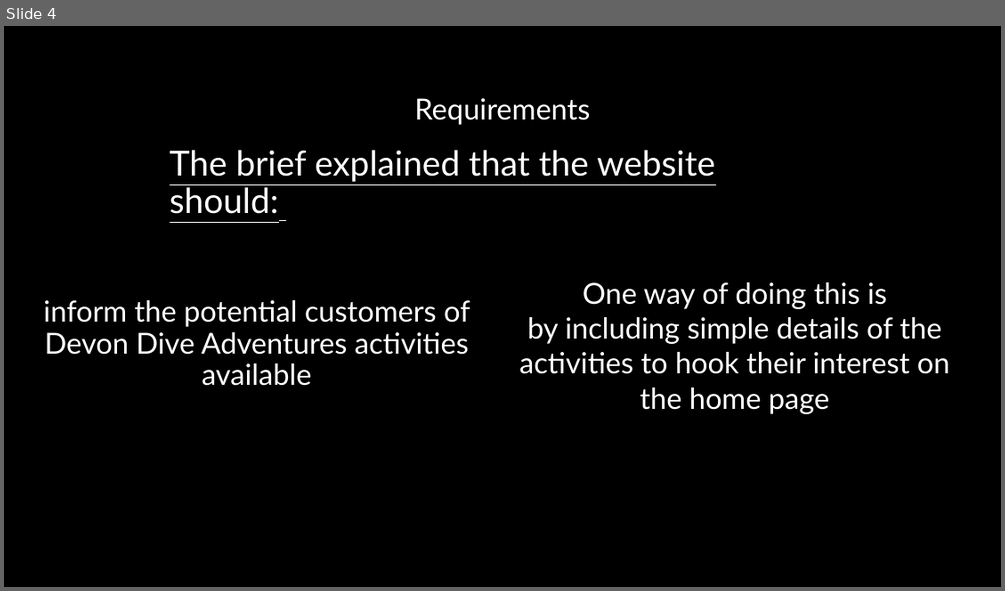
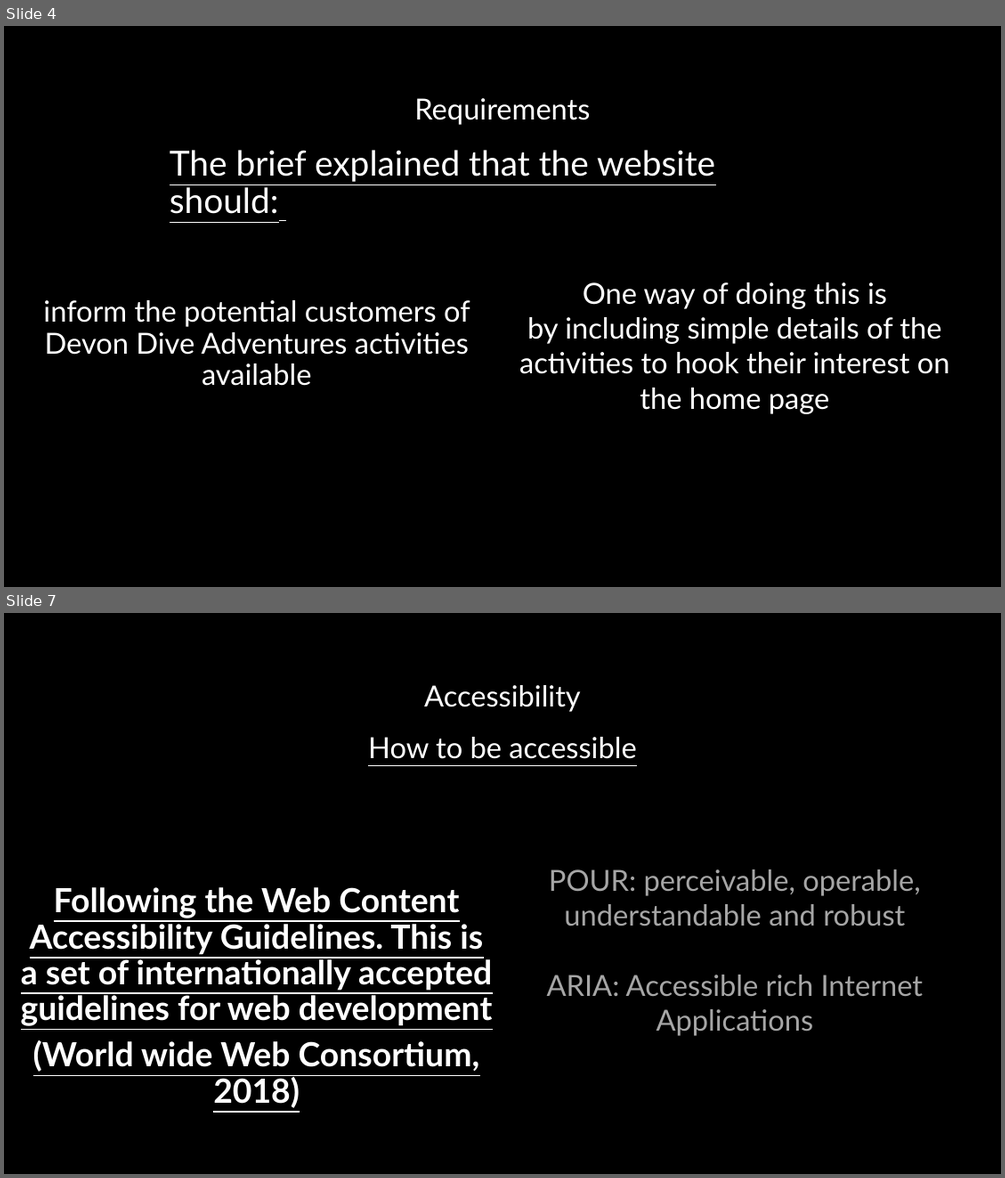
Before and after one commit to OKeast/Devon-Dive-Adventures, a slide deck: Devon Dive Adventures Presentation.pptx. Shown one above the other, each under a label of ours: slide 4 before the commit, slides 4 and 7 after it; the slides between them are not shown. The pictures are 1005x591 and 1005x1178 pixels, drawn with LibreOffice and Linux fonts; fonts in the diff are those of the drawing. Boxes give left, top, right and bottom in pixels: in the first picture for what was removed or moved away, otherwise in the second. Text is boxed around its words. In the diff, an @@ line names an element or a change of style, - is before the commit and + after.

```diff
--- a/Devon Dive Adventures Presentation.pptx
+++ b/Devon Dive Adventures Presentation.pptx
@@ slide 7 added at <box>4,613,1001,1174</box>, background #000000 @@
@@ title added at <box>424,685,581,712</box>, 28 pt, text #FFFFFF @@
+Accessibility
@@ text added at <box>368,737,636,759</box>, 28 pt, text #FFFFFF, underline @@
+How to be accessible
@@ text added at <box>547,869,923,1036</box>, 28 pt, text #A6A6A6 @@
+POUR: perceivable, operable, understandable and robust
+ARIA: Accessible rich Internet Applications
@@ text added at <box>21,887,493,1108</box>, 32 pt, text #FFFFFF, bold, underline @@
+Following the Web Content Accessibility Guidelines. This is a set of internationally accepted guidelines for web development
+(World wide Web Consortium, 2018)
```
Also in this commit, not shown: 7 other slides added.
